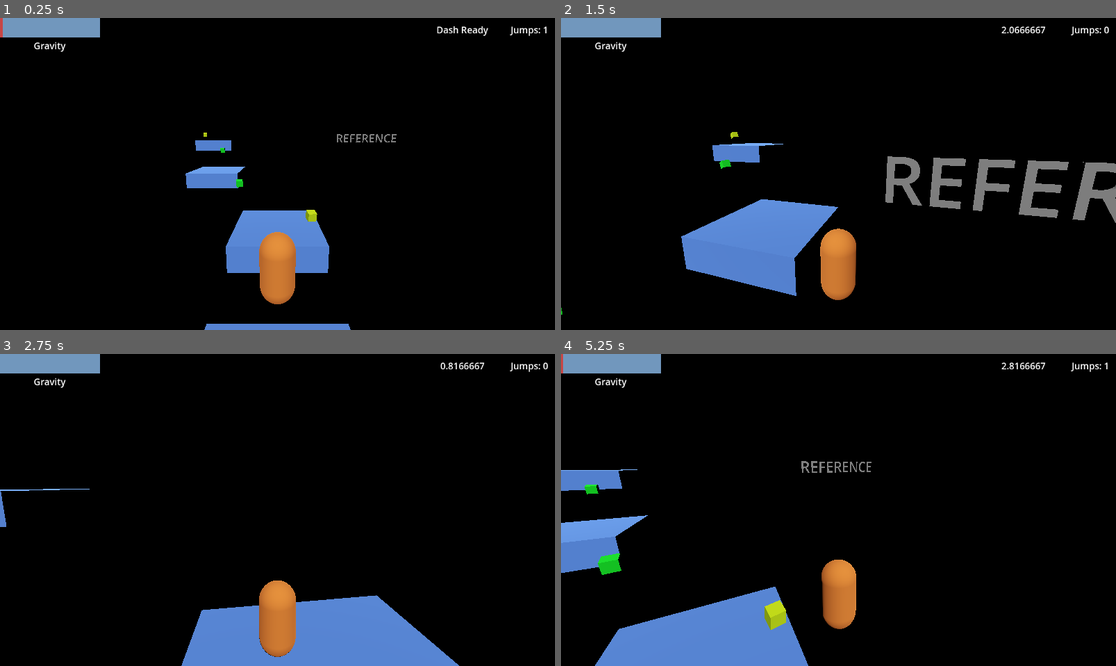
Above: before the commit, frames 1-4 (two rows, left to right).
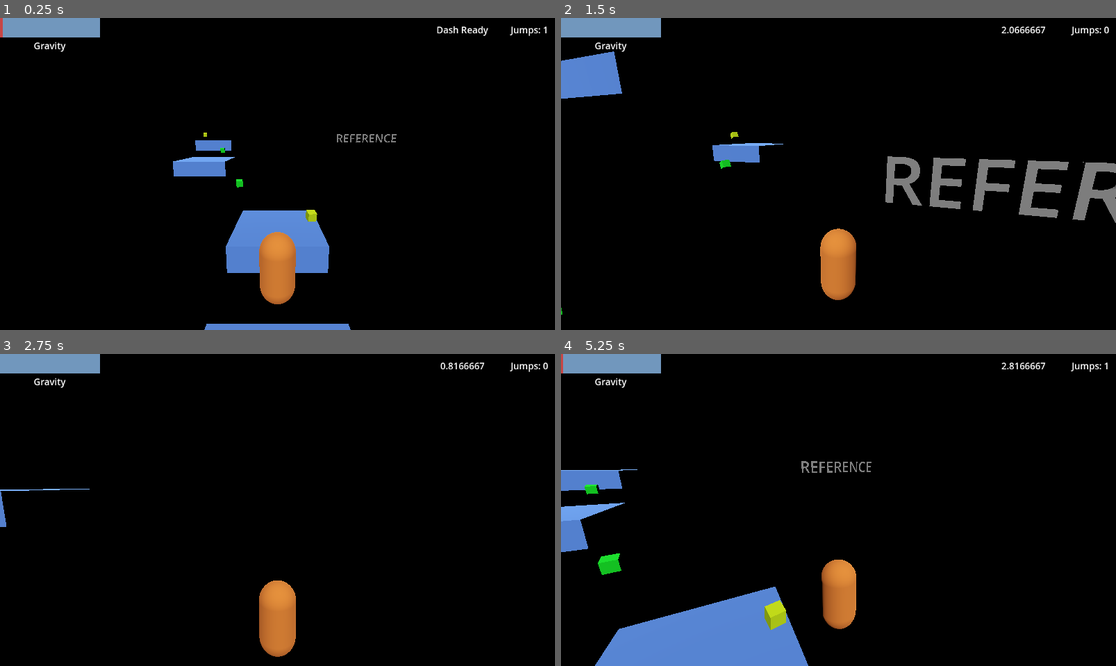
Above: after the commit, the same moments.

Repository: tobiasjdcolvin/Void-Sprinter
Game: Godot game, scene res://levels/level_one.tscn
Same seed, same stepped clock (60 frames per second), same inputs: the game is played once before the commit and once after it.
Inputs (mouse positions are in pixels of both pictures, inside the frame that each line leads up to):
- Up to frame 1 (0.25 s): no input
- Up to frame 2 (1.5 s): move the mouse to (866, 174) at 0.52 s; hold Shift (dash) 0.53-1.28 s; hold W (forward) from 0.53 s (still down); tap Space (jump) at 0.77 s; move the mouse to (810, 174) at 1.27 s; tap Shift (dash) at 1.35 s
- Up to frame 3 (2.75 s): keep holding W (forward); tap Space (jump) at 1.52 s; move the mouse to (288, 503) at 2.02 s; hold Shift (dash) from 2.03 s (still down)
- Up to frame 4 (5.25 s): keep holding W (forward); move the mouse to (832, 516) at 2.77 s; release Shift (dash) at 2.78 s; tap Shift (dash) at 2.85, 4.35 s; tap Space (jump) at 3.02, 3.77, 4.52 s; move the mouse to (877, 513) at 3.52 s; hold Shift (dash) 3.53-4.28 s; tap Enter at 4.25 s; move the mouse to (794, 506) at 4.27 s; tap R (reset) at 5 s; move the mouse to (844, 510) at 5.02 s; hold Shift (dash) from 5.03 s (still down)

The runs differ from the first frame. In frame 1, 0.9% of the frame differs, in the area x 31-45%, y 44-55%; in frame 2, 6.5%; in frame 3, 7.4%, in the area x 32-83%, y 77-100%; in frame 4, 1.8%.

Commit message:
Implemented option to choose what type of moving platform with an export variable

Diff:
--- a/levels/level.gd
+++ b/levels/level.gd
@@ -28,7 +28,7 @@
 	if PhysicsServer3D.area_get_param(get_viewport().find_world_3d().space, PhysicsServer3D.AREA_PARAM_GRAVITY) >= grav_threshold and not has_fallen:
 		for platform in $Platforms.get_children():
 			platform.falling = true
-			platform.axis_lock_linear_y = false
+			platform.gravity_scale = 1
 			var rng = RandomNumberGenerator.new()
 			var xrand = rng.randf_range(-PI/4, PI/4)
 			var zrand = rng.randf_range(-PI/4, PI/4)
--- a/levels/level_one.tscn
+++ b/levels/level_one.tscn
@@ -23,6 +23,7 @@
 
 [node name="PlatformRegMoving" parent="Platforms" index="3" instance=ExtResource("3_1rw22")]
 transform = Transform3D(1, 0, 0, 0, 1, 0, 0, 0, 1, -10.4961, 3.83345, -25.3692)
+move_direc = "up"
 
 [node name="PickupJump1" parent="Pickups" index="0" instance=ExtResource("3_54qat")]
 transform = Transform3D(1, 0, 0, 0, 1, 0, 0, 0, 1, 0, 2.92553, -4.95362)
--- a/platforms/platform_flat.tscn
+++ b/platforms/platform_flat.tscn
@@ -15,6 +15,11 @@
 size = Vector3(8, 1, 8)
 
 [node name="PlatformFlat" instance=ExtResource("1_pf1ws")]
+axis_lock_linear_x = false
+axis_lock_linear_y = false
+axis_lock_linear_z = false
+axis_lock_angular_y = true
+gravity_scale = 1.66533e-16
 
 [node name="MeshInstance3D" parent="." index="0"]
 mesh = SubResource("BoxMesh_yclcx")
--- a/platforms/platform_reg.tscn
+++ b/platforms/platform_reg.tscn
@@ -17,11 +17,10 @@
 [node name="PlatformReg" type="RigidBody3D"]
 collision_layer = 4
 collision_mask = 5
-axis_lock_linear_x = true
-axis_lock_linear_y = true
-axis_lock_linear_z = true
 axis_lock_angular_x = true
+axis_lock_angular_y = true
 axis_lock_angular_z = true
+gravity_scale = 1.66533e-16
 script = ExtResource("1_pwq8l")
 
 [node name="MeshInstance3D" type="MeshInstance3D" parent="."]
--- a/platforms/platform_reg_moving.gd
+++ b/platforms/platform_reg_moving.gd
@@ -2,14 +2,25 @@
 
 var move_speed = 7
 @onready var to_rotate_towards
-@onready var move_direc = "right"
+# For sideways moving: right
+# For forward/backwards moving: backward
+# For vertical moving: up
+@export var move_direc = "right"
 @onready var falling = false
 @onready var direc_tween
 @onready var has_rotated = false
+@onready var has_fallen = false
 
 func _ready():
-	linear_velocity.x = move_speed
-	move_direc = "left"
+	if move_direc == "right":
+		linear_velocity.x = move_speed
+		move_direc = "left"
+	if move_direc == "backward":
+		linear_velocity.z = -move_speed
+		move_direc = "forward"
+	if move_direc == "up":
+		linear_velocity.y = move_speed
+		move_direc = "down"
 
 
 func _on_move_timer_timeout():
@@ -19,13 +30,28 @@
 			linear_velocity.x = move_speed
 			move_direc = "left"
 		# move left, set right
-		else:
+		if move_direc == "left":
 			linear_velocity.x = -move_speed
 			move_direc = "right"
+		if move_direc == "backward":
+			linear_velocity.z = -move_speed
+			move_direc = "forward"
+		if move_direc == "forward":
+			linear_velocity.z = move_speed
+			move_direc = "backward"
+		if move_direc == "up":
+			linear_velocity.y = move_speed
+			move_direc = "down"
+		if move_direc == "down":
+			linear_velocity.y = -move_speed
+			move_direc = "up"
 
 func _physics_process(_delta):
-	if falling:
+	if falling and not has_fallen:
 		linear_velocity.x = 0
+		linear_velocity.y = 0
+		linear_velocity.z = 0
+		has_fallen = true
 
 func rotate_now():
 	var rotate_tween = get_tree().create_tween()
--- a/platforms/platform_reg_moving.tscn
+++ b/platforms/platform_reg_moving.tscn
@@ -16,9 +16,8 @@
 size = Vector3(7, 2, 7)
 
 [node name="PlatformRegMoving" instance=ExtResource("1_kfo5v")]
-axis_lock_linear_x = false
-axis_lock_linear_z = false
 script = ExtResource("2_7i8gi")
+move_direc = "right"
 
 [node name="MeshInstance3D" parent="." index="0"]
 mesh = SubResource("BoxMesh_juvul")
